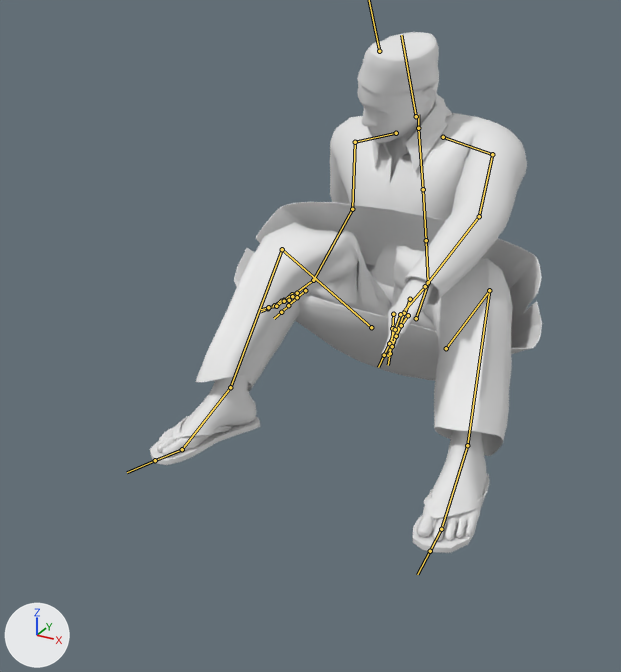
What one commit did to the FBX model Assets/CharacterRollingAnimations/StandingUp.fbx.
Rendered twice from a 50 mm camera at (0.88, -1.64, 1.2) aimed at (-0.05, 0.07, 0.35). Lighting does not change. The marker at lower left points along +X, +Y and +Z. Both versions are drawn at frame 135 of the action 'mixamo.com'; the numbers are the values there. The bones that bend it are drawn over the model as lines.

Objects in the first picture: 'Cap', 'Man_1', 'kurta', 'l_eye'.
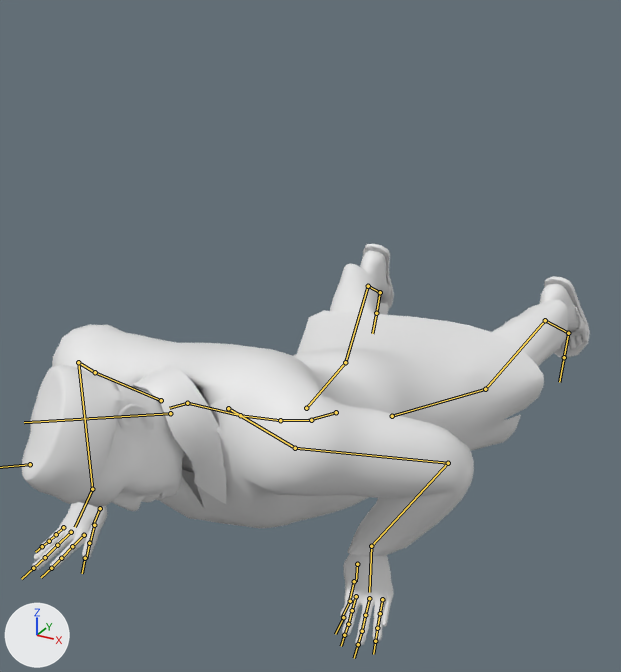
Changed parts and their boxes (x1, y1, x2, y2) in the pictures (621 x 672 px):
'kurta', posed (60% wider, 14% shorter): before (234, 94, 542, 380); after (52, 310, 544, 556)
'Man_1', posed: before (150, 81, 513, 553); after (32, 244, 590, 646)
'Cap', posed (19% wider, 119% taller): before (357, 32, 439, 95); after (22, 365, 120, 504)
bone 'mixamorig:Hips', root to tip: before (416, 318) to (429, 279); after (336, 412) to (309, 420)
bone 'mixamorig:Spine', root to tip: before (428, 282) to (426, 240); after (311, 420) to (280, 420)
bone 'mixamorig:Spine1', root to tip: before (426, 240) to (423, 189); after (280, 420) to (240, 415)
bone 'mixamorig:Spine2', root to tip: before (423, 189) to (418, 128); after (240, 415) to (188, 403)
bone 'mixamorig:Neck', root to tip: before (418, 128) to (418, 114); after (187, 403) to (169, 408)
bone 'mixamorig:Head', root to tip: before (416, 116) to (401, 35); after (170, 413) to (24, 422)
bone 'mixamorig:LeftShoulder', root to tip: before (443, 137) to (492, 154); after (228, 408) to (295, 448)
bone 'mixamorig:LeftArm', root to tip: before (492, 154) to (479, 216); after (295, 448) to (448, 463)
bone 'mixamorig:LeftForeArm', root to tip: before (479, 216) to (425, 286); after (448, 463) to (371, 546)
bone 'mixamorig:LeftHand', root to tip: before (425, 286) to (403, 311); after (371, 546) to (369, 592)
bone 'mixamorig:LeftHandThumb1', root to tip: before (410, 299) to (405, 313); after (357, 564) to (356, 581)
bone 'mixamorig:LeftHandThumb3', root to tip: before (398, 328) to (392, 342); after (350, 601) to (342, 617)
bone 'mixamorig:LeftHandIndex1', root to tip: before (393, 314) to (392, 328); after (356, 596) to (352, 610)
bone 'mixamorig:LeftHandMiddle1', root to tip: before (400, 314) to (395, 329); after (369, 598) to (365, 615)
bone 'mixamorig:LeftHandRing1', root to tip: before (408, 315) to (401, 325); after (382, 599) to (380, 613)
bone 'mixamorig:RightShoulder', root to tip: before (396, 133) to (355, 142); after (161, 400) to (95, 372)
bone 'mixamorig:RightArm', root to tip: before (355, 142) to (352, 209); after (95, 372) to (78, 362)
bone 'mixamorig:RightForeArm', root to tip: before (352, 209) to (313, 280); after (78, 362) to (92, 489)
bone 'mixamorig:RightHand', root to tip: before (313, 280) to (295, 293); after (92, 489) to (75, 527)
bone 'mixamorig:RightHandThumb1', root to tip: before (305, 290) to (297, 297); after (100, 508) to (93, 525)
bone 'mixamorig:RightHandIndex1', root to tip: before (289, 297) to (281, 301); after (84, 535) to (72, 546)
bone 'mixamorig:RightHandMiddle1', root to tip: before (292, 294) to (284, 300); after (71, 532) to (57, 545)
bone 'mixamorig:RightHandRing1', root to tip: before (297, 293) to (292, 296); after (63, 527) to (56, 534)
bone 'mixamorig:LeftUpLeg', root to tip: before (446, 348) to (489, 290); after (392, 416) to (485, 389)
bone 'mixamorig:LeftLeg', root to tip: before (489, 290) to (467, 445); after (485, 389) to (545, 320)
bone 'mixamorig:LeftFoot', root to tip: before (467, 445) to (441, 529); after (545, 320) to (568, 333)
bone 'mixamorig:LeftToeBase', root to tip: before (441, 529) to (430, 551); after (568, 333) to (564, 357)
bone 'mixamorig:RightUpLeg', root to tip: before (371, 327) to (282, 249); after (306, 408) to (345, 362)
bone 'mixamorig:RightLeg', root to tip: before (282, 249) to (230, 387); after (345, 362) to (368, 286)
bone 'mixamorig:RightFoot', root to tip: before (230, 387) to (182, 449); after (368, 286) to (380, 292)
bone 'mixamorig:RightToeBase', root to tip: before (182, 449) to (155, 460); after (380, 292) to (376, 313)

The edits, one by one:
Bone 'mixamorig:Hips' (bone_mixamorig_hips) moves from (-1.6, -84.6, -63.1) to (4.1, -84.8, 1.8).
Bone 'mixamorig:Hips' (bone_mixamorig_hips) turns from (-41, 2, -4) to (72, 0, 5) degrees about its own x, y and z.
Bone 'mixamorig:Spine' (bone_mixamorig_spine) turns from (50, -9, 0) to (-9, 1, 0) degrees about its own x, y and z.
Bone 'mixamorig:Spine1' (bone_mixamorig_spine1) turns from (-1, -2, 1) to (-4, 0, 0) degrees about its own x, y and z.
Bone 'mixamorig:Spine2' (bone_mixamorig_spine2) turns from (-1, -2, 1) to (-4, 0, 0) degrees about its own x, y and z.
Bone 'mixamorig:Neck' (bone_mixamorig_neck) turns from (10, -1, -9) to (23, -3, 13) degrees about its own x, y and z.
Bone 'mixamorig:Head' (bone_mixamorig_head) turns from (15, -23, -6) to (-9, 8, 10) degrees about its own x, y and z.
Bone 'mixamorig:LeftShoulder' (bone_mixamorig_leftshoulder) turns from (-2, -1, 2) to (-14, 9, 18) degrees about its own x, y and z.
Bone 'mixamorig:LeftArm' (bone_mixamorig_leftarm) turns from (17, -1, 66) to (62, 35, 17) degrees about its own x, y and z.
Bone 'mixamorig:LeftForeArm' (bone_mixamorig_leftforearm) turns from (2, 0, 21) to (-1, -1, 109) degrees about its own x, y and z.
Bone 'mixamorig:LeftHand' (bone_mixamorig_lefthand) turns from (18, 23, 16) to (-57, 18, -38) degrees about its own x, y and z.
Bone 'mixamorig:LeftHandThumb1' (bone_mixamorig_lefthandthumb1) turns from (20, 5, -20) to (-25, -6, -35) degrees about its own x, y and z.
Bone 'mixamorig:LeftHandThumb3' (bone_mixamorig_lefthandthumb3) turns from (-4, 1, 5) to (-8, 2, 13) degrees about its own x, y and z.
Bone 'mixamorig:LeftHandIndex1' (bone_mixamorig_lefthandindex1) turns from (25, 5, -17) to (-44, -2, -2) degrees about its own x, y and z.
Bone 'mixamorig:LeftHandMiddle1' (bone_mixamorig_lefthandmiddle1) turns from (13, 1, -11) to (-39, -2, -3) degrees about its own x, y and z.
Bone 'mixamorig:LeftHandRing1' (bone_mixamorig_lefthandring1) turns from (-4, -1, -9) to (-38, -2, -3) degrees about its own x, y and z.
Bone 'mixamorig:RightShoulder' (bone_mixamorig_rightshoulder) turns from (-1, 3, 3) to (-27, 8, 12) degrees about its own x, y and z.
Bone 'mixamorig:RightArm' (bone_mixamorig_rightarm) turns from (65, -8, 16) to (65, -13, -28) degrees about its own x, y and z.
Bone 'mixamorig:RightForeArm' (bone_mixamorig_rightforearm) turns from (1, -1, -35) to (-2, 0, -99) degrees about its own x, y and z.
Bone 'mixamorig:RightHand' (bone_mixamorig_righthand) turns from (-13, -25, -7) to (-28, -40, 9) degrees about its own x, y and z.
Bone 'mixamorig:RightHandThumb1' (bone_mixamorig_righthandthumb1) turns from (-11, 1, 23) to (-19, 3, 31) degrees about its own x, y and z.
Bone 'mixamorig:RightHandIndex1' (bone_mixamorig_righthandindex1) turns from (-15, 1, 8) to (-36, 1, 8) degrees about its own x, y and z.
Bone 'mixamorig:RightHandMiddle1' (bone_mixamorig_righthandmiddle1) turns from (-9, 1, 8) to (-38, 1, 6) degrees about its own x, y and z.
Bone 'mixamorig:RightHandRing1' (bone_mixamorig_righthandring1) turns from (2, 0, -3) to (-37, 0, -6) degrees about its own x, y and z.
Bone 'mixamorig:LeftUpLeg' (bone_mixamorig_leftupleg) turns from (94, -23, 8) to (-8, 28, 6) degrees about its own x, y and z.
Bone 'mixamorig:LeftLeg' (bone_mixamorig_leftleg) turns from (-87, -3, -5) to (-14, -12, -7) degrees about its own x, y and z.
Bone 'mixamorig:LeftFoot' (bone_mixamorig_leftfoot) turns from (-53, 1, -16) to (-19, -8, 16) degrees about its own x, y and z.
Bone 'mixamorig:LeftToeBase' (bone_mixamorig_lefttoebase) turns from (2, -2, 0) to (52, 2, -1) degrees about its own x, y and z.
Bone 'mixamorig:RightUpLeg' (bone_mixamorig_rightupleg) turns from (96, 29, 3) to (-12, 6, -11) degrees about its own x, y and z.
Bone 'mixamorig:RightLeg' (bone_mixamorig_rightleg) turns from (-92, 3, -5) to (-16, -3, -9) degrees about its own x, y and z.
Bone 'mixamorig:RightFoot' (bone_mixamorig_rightfoot) turns from (-43, -6, -2) to (-19, 10, 1) degrees about its own x, y and z.
Bone 'mixamorig:RightToeBase' (bone_mixamorig_righttoebase) turns from (-2, -4, 0) to (34, -3, 1) degrees about its own x, y and z.
